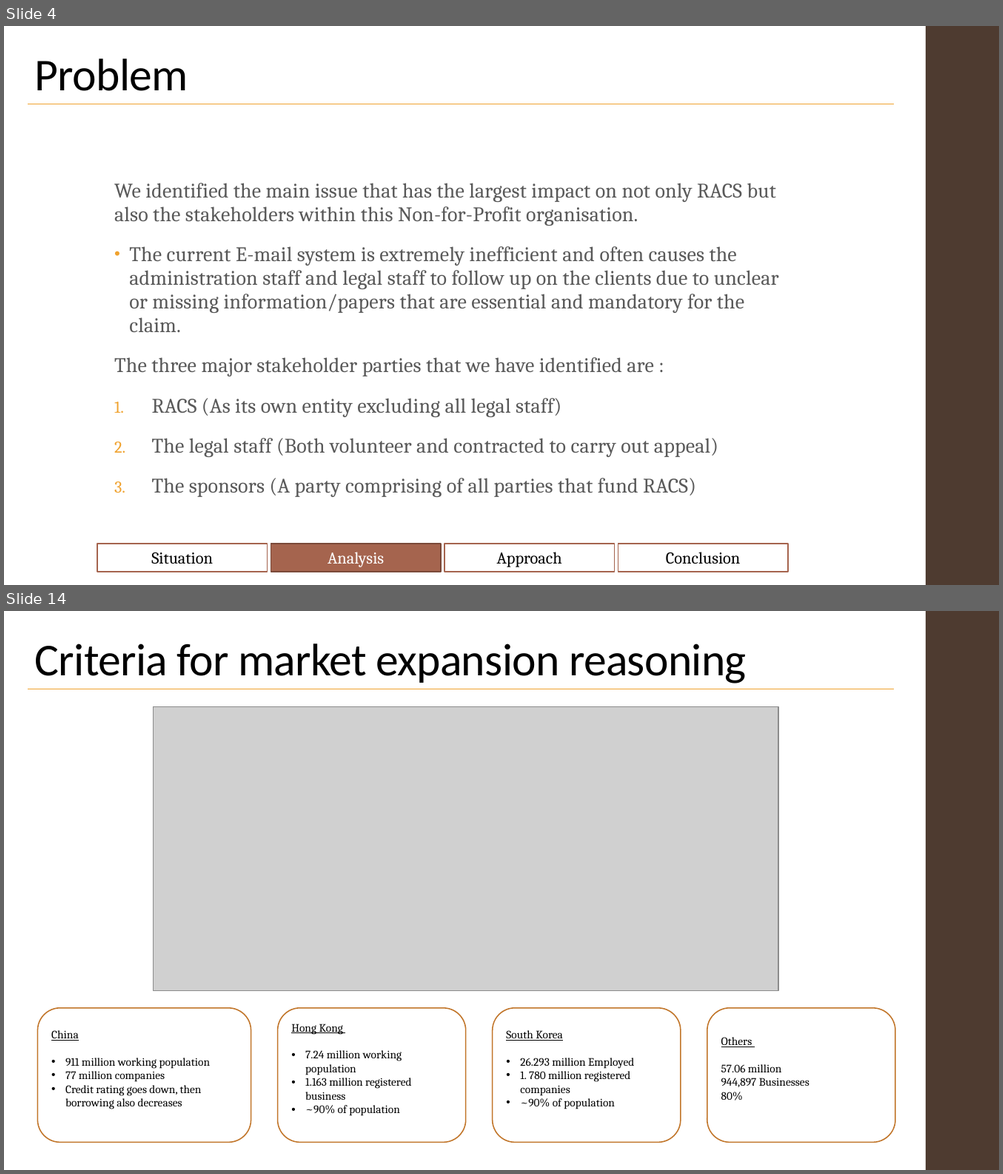
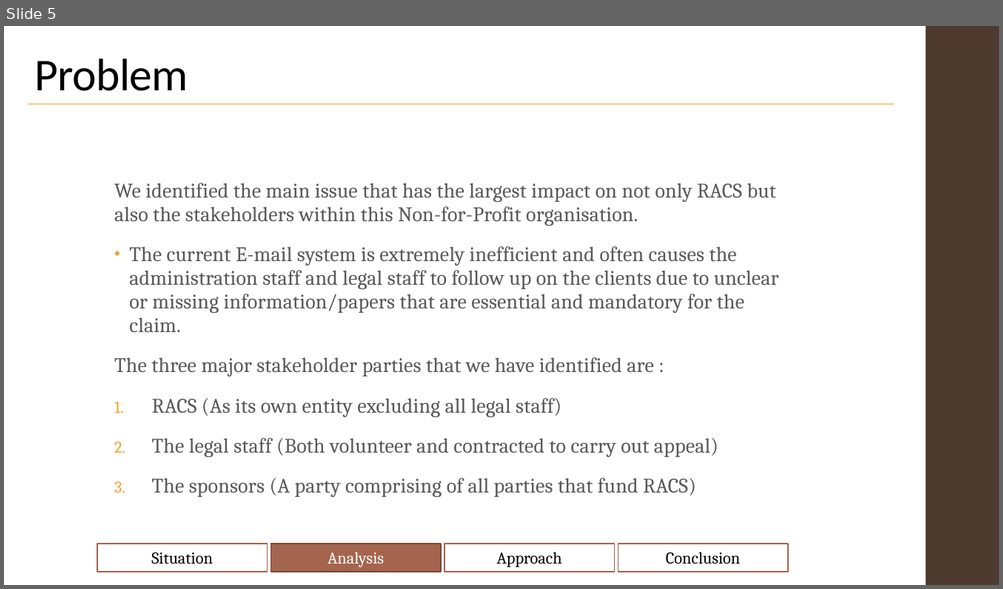
Before and after one commit to Shenganigans/HackJustice-Group-8, a slide deck: notes/Hackathon.pptx. Shown one above the other, each under a label of ours: slides 4 and 14 before the commit, slide 5 after it; the slides between them are not shown. The pictures are 1003x1174 and 1003x589 pixels, drawn with LibreOffice and Linux fonts; fonts in the diff are those of the drawing; grey boxes stand for pictures. Boxes give left, top, right and bottom in pixels: in the first picture for what was removed or moved away, otherwise in the second. Text is boxed around its words. In the diff, an @@ line names an element or a change of style, - is before the commit and + after.

```diff
--- a/notes/Hackathon.pptx
+++ b/notes/Hackathon.pptx
@@ slide 14 removed at <box>4,611,999,1170</box>, background #FFFFFF; not listed: 1 template element that a slide beside it also shows @@
@@ title removed at <box>35,644,746,684</box> @@
-Criteria for market expansion reasoning
@@ line removed from (27, 689) to (893, 689) @@
@@ picture removed at <box>153,706,779,991</box> @@
@@ rounded rectangle removed at <box>37,1008,251,1143</box> @@
-China
-• 911 million working population
-• 77 million companies
-• Credit rating goes down, then borrowing also decreases
@@ rounded rectangle removed at <box>278,1008,466,1143</box> @@
-Hong Kong
-• 7.24 million working population
-• 1.163 million registered business
-• ~90% of population
@@ rounded rectangle removed at <box>492,1008,680,1143</box> @@
-South Korea
-• 26.293 million Employed
-• 1. 780 million registered companies
-• ~90% of population
@@ rounded rectangle removed at <box>707,1008,895,1143</box> @@
-Others
-57.06 million
-944,897 Businesses
-80%
@@ what was slide 4 is now slide 5 @@
```
Also in this commit, not shown: 9 slides changed, 11 slides added, 8 other slides removed.
